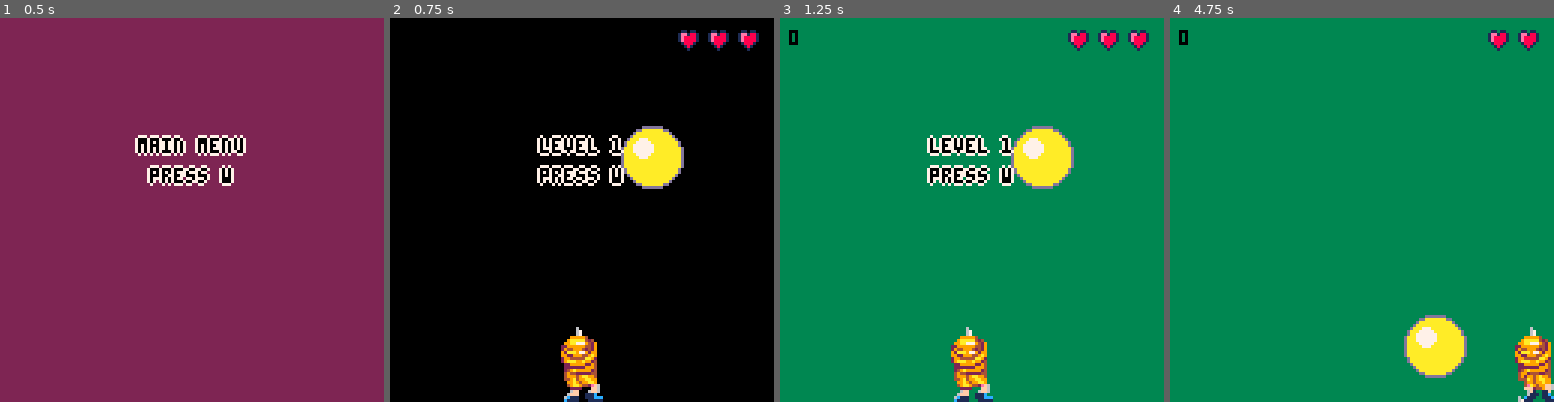
Above: before the commit, frames 1-4 (left to right).
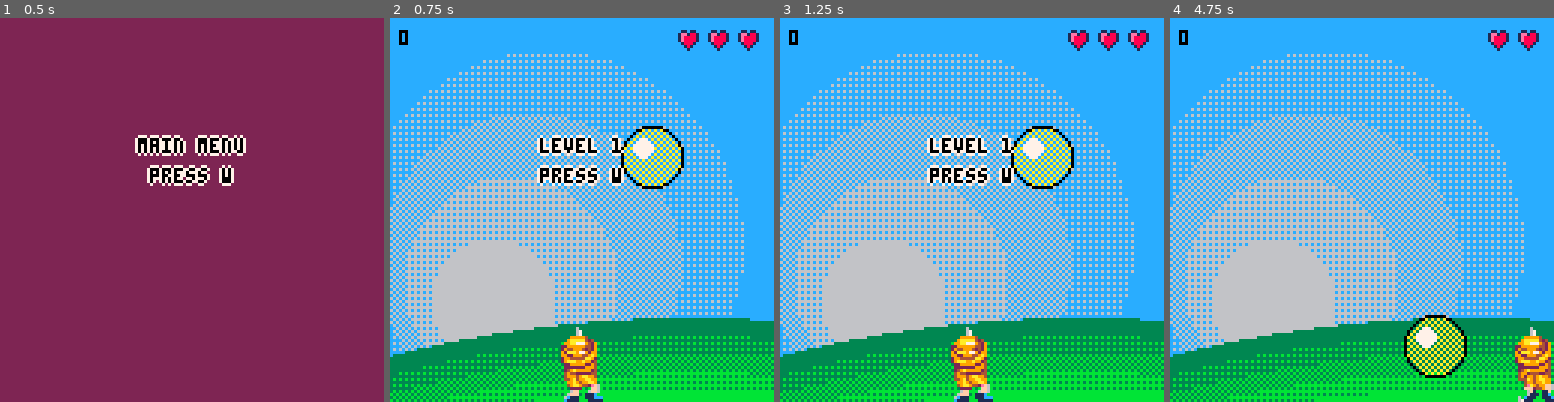
Above: after the commit, the same moments.

Repository: escargames/Anthrax
Game: PICO-8 cartridge Anthrax.p8
The game is run twice, just before and just after one commit, with the same random seed, the same clock (stepped at 60 frames per second) and the same inputs.
Inputs:
- Up to frame 1 (0.5 s): no input
- Up to frame 2 (0.75 s): tap O (Z key) at 0.7 s
- Up to frame 3 (1.25 s): no input
- Up to frame 4 (4.75 s): hold Right 1.6-2.1 s; tap O (Z key) every 0.4 s from 1.7 to 4.5 s; hold Up 2.15-2.42 s; hold Right 2.47-3.03 s; hold Left 3.08-3.58 s; hold Down 3.63-3.97 s; hold Right 4.02-4.68 s; hold Up from 4.73 s (still down)

Frame 1 is identical in both runs. In frame 2, 95% of the frame differs, in the area x 0-100%, y 0-100%; in frame 3, 84%; in frame 4, 88%.

Commit message:
Add a gradient background.

Diff:
--- a/Anthrax.p8
+++ b/Anthrax.p8
@@ -259,11 +259,28 @@
 --
 
 function draw_play()
+    cls(12)
+    local p={0xffff,0xafaf,0xa5a5,0x0505,0x0}
+    for n=1,#p do
+        fillp(p[n]+0x.8)
+        circfill(64-n*6,64+n*6,80-(n-1)*15,6)
+    end
+    fillp()
+    circfill(100,500,400,3)
+    for n=1,#p do
+        fillp(p[n]+0x.8)
+        circfill(100,500,400-(n-1)*6,11)
+    end
+    fillp()
+
     foreach(ball_list, function(b)
+        fillp(0xa5a5.8)
         circfill(b.x, b.y, b.r, b.c)
-        circ(b.x, b.y, b.r, 13)
+        fillp()
+        circ(b.x, b.y, b.r, 0)
         circfill(b.x - b.r * 0.3, b.y - b.r * 0.3, b.r * 0.35, 7)
     end)
+
     if player.invincible > 0 and sin(4*player.invincible) > 0 then
         for i=1,16 do pal(i,7) end
     end
@@ -322,14 +339,14 @@
 00700700002499949999400002299999944290000000000000000000000000000000000000000000000000000000000000000000000000000000000000000000
 00000000002299949999400002944999424290000000442222240000000002444224000000000000000000000000000000000000000000000000000000000000
 0000000000249a9999924000092aaa977929900000009949aa990000000029949a99000000000000000000000000000000000000000000000000000000000000
-0000000000499a999994400009922999449a900000009a499aa9900000004a949aa9900000000000000000000000000000000000000000000000000000000000
-007aa000004999a499424000029944444aa9200000099a9499aa90000000499499a9900000000000000000000000000000000000000000000000000000000000
-07a777000044999949942000029aaa99a992000000049aa9442ef60000004ea9499ff60000000000000000000000000000000000000000000000000000000000
-07777a000000999999920000002299999220000000002222000ff6000000fff2449ff60000000000000000000000000000000000000000000000000000000000
-007770000000000000000000000022222000000000006ff0006ff600000006f10011f00000000000000000000000000000000000000000000000000000000000
-00c7a000000000000000000000000000000000000006fff00111c000000006111011c00000000000000000000000000000000000000000000000000000000000
-0007000000000000000000000000000000000000000c11100111ccc00000c11100111cc000000000000000000000000000000000000000000000000000000000
-000c00000000000000000000000000000000000000c1111000111110000011100001111000000000000000000000000000000000000000000000000000000000
+0022200000499a999994400009922999449a900000009a499aa9900000004a949aa9900000000000000000000000000000000000000000000000000000000000
+027aa200004999a499424000029944444aa9200000099a9499aa90000000499499a9900000000000000000000000000000000000000000000000000000000000
+27a777200044999949942000029aaa99a992000000049aa9442ef60000004ea9499ff60000000000000000000000000000000000000000000000000000000000
+27777a200000999999920000002299999220000000002222000ff6000000fff2449ff60000000000000000000000000000000000000000000000000000000000
+027772000000000000000000000022222000000000006ff0006ff600000006f10011f00000000000000000000000000000000000000000000000000000000000
+01c7a100000000000000000000000000000000000006fff00111c000000006111011c00000000000000000000000000000000000000000000000000000000000
+0027200000000000000000000000000000000000000c11100111ccc00000c11100111cc000000000000000000000000000000000000000000000000000000000
+001c10000000000000000000000000000000000000c1111000111110000011100001111000000000000000000000000000000000000000000000000000000000
 00000000006000000000000000000000000000000000000000000000000000000000000000000000000000000000000000000000000000000000000000000000
 00110110006700000000000000000000000000000000000000000000000000000000000000000000000000000000000000000000000000000000000000000000
 01ee1881006700000000000000000000000000000000000000000000000000000000000000000000000000000000000000000000000000000000000000000000
